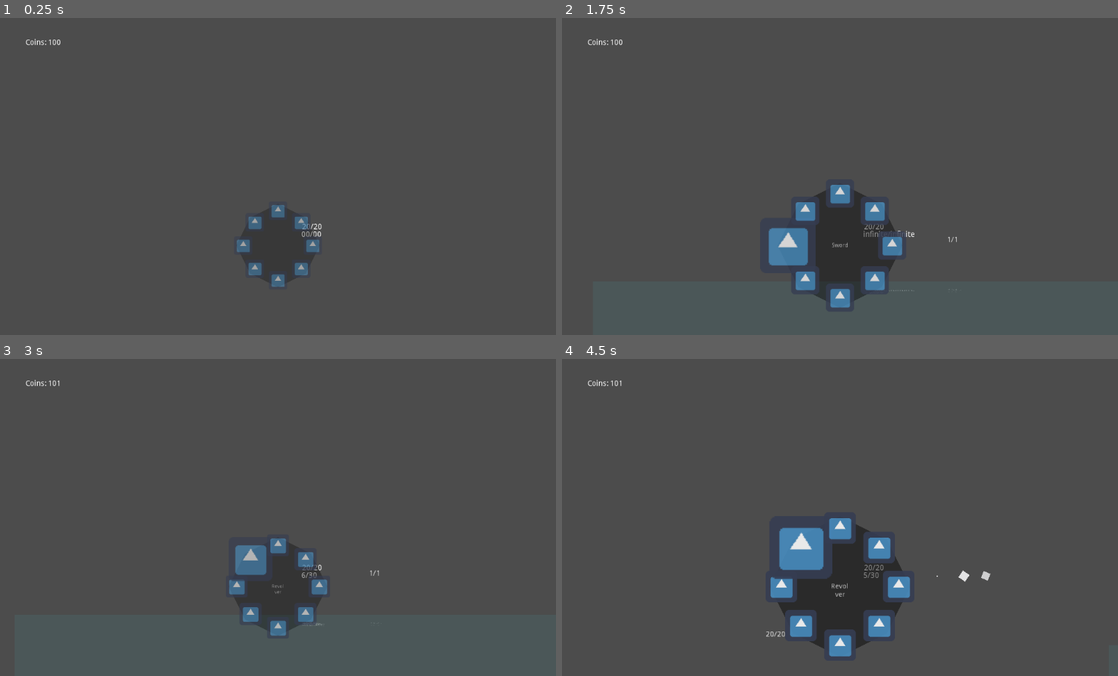
Above: before the commit, frames 1-4 (two rows, left to right).
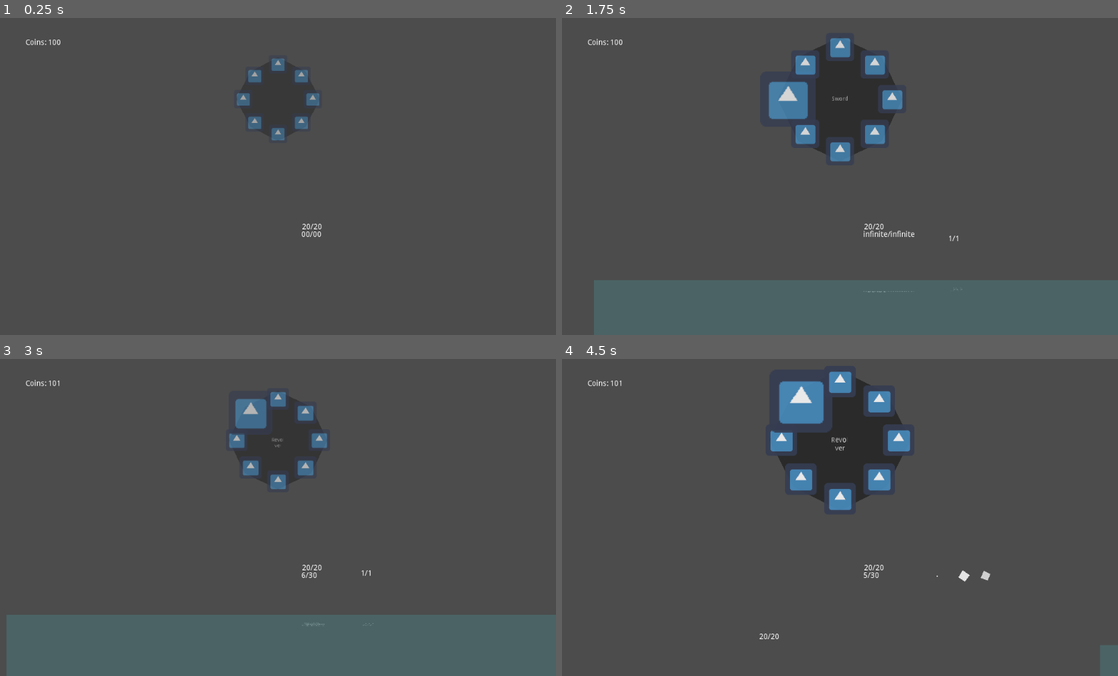
Above: after the commit, the same moments.

Repository: Galomortal47/Metroidvania
Game: Godot game, scene res://Test/Test.tscn
The game is run twice, just before and just after one commit, with the same random seed, the same clock (stepped at 60 frames per second) and the same inputs. The project has no main scene, so this scene is started directly. The engine's default icon, where the game draws it, is replaced by a stand-in: a white triangle on a blue panel in a dark square.
Inputs (mouse positions are in pixels of both pictures, inside the frame that each line leads up to):
- Up to frame 1 (0.25 s): no input
- Up to frame 2 (1.75 s): tap Enter (ui_accept) at 0.5, 0.77, 1.52 s; move the mouse to (962, 157) at 0.52 s; hold Right (ui_right) 0.53-1.28 s; hold V (ui_block) 0.53-1.28 s; tap C (ui_roll) at 0.8, 1.35 s; move the mouse to (728, 189) at 1.27 s; hold Down (ui_down) from 1.28 s (still down); tap Z (ui_select) at 1.55 s
- Up to frame 3 (3 s): move the mouse to (333, 441) at 2.02 s; release Down (ui_down) at 2.03 s; hold Right (ui_right) 2.03-2.78 s; hold Z (ui_select) 2.03-2.78 s; tap V (ui_block) at 2.3, 2.85 s; move the mouse to (250, 577) at 2.77 s; hold Up (ui_up) from 2.78 s (still down)
- Up to frame 4 (4.5 s): tap Enter (ui_accept) at 3.02, 3.77 s; tap C (ui_roll) at 3.05 s; move the mouse to (1006, 561) at 3.52 s; release Up (ui_up) at 3.53 s; hold C (ui_roll) 3.53-4.28 s; hold Left (ui_left) from 3.53 s (still down); tap Z (ui_select) at 3.8, 4.35 s; tap X (ui_cancel) at 4.15 s; move the mouse to (673, 463) at 4.27 s

The runs differ from the first frame. In frame 1, 1.5% of the frame differs, in the area x 42-58%, y 12-85%; in frame 2, 11%; in frame 3, 3.6%; in frame 4, 13%, in the area x 35-99%, y 3-100%.

Commit message:
changes

Diff:
--- a/Health.gd
+++ b/Health.gd
@@ -15,8 +15,7 @@
 
 func damage(var damage):
 	if invicible == false:
-		knockback.x = get_parent().motion.x * -3
-		get_parent().motion += knockback
+		get_parent().stun()
 		health -= damage
 #		$Health.advance(damage*100)
 #		$Polygon2D.set_scale(Vector2(health/health_max,1))
--- a/Scripts/Bolt.gd
+++ b/Scripts/Bolt.gd
@@ -1,17 +1,16 @@
 extends Node2D
 
 var body2
-var speed = 1
+var speed = 0.5
 var accel = 1.1
 var max_speed = 1000
 var gravity = 10
 var collect = false
-var ramdom_pos = 60
+var ramdom_pos = 120
 var life_time = 1
 var falloff = 0.95
 
 func _process(delta):
-	print(life_time)
 	if not $ground_detect.is_colliding():
 		set_position(get_position() + Vector2(0,gravity))
 	else:
@@ -27,7 +26,8 @@
 func _on_magnetic_body_shape_entered(body_id, body, body_shape, area_shape):
 	if body.is_in_group("player"):
 		collect = true
-		body2 = body
+		if has_node("/root/Test/Player"):
+			body2 = get_node("/root/Test/Player")
 	pass # Replace with function body.
 
 func _on_destroy_body_shape_entered(body_id, body, body_shape, area_shape):
--- a/Scripts/Box.gd
+++ b/Scripts/Box.gd
@@ -1,7 +1,7 @@
 extends RigidBody2D
 
 var bolt_path = "res://assets/Bolts.tscn"
-var bolt_number = rand_range(5,15)
+var bolt_number = 7
 var ramdom_pos = 30
 var motion = Vector2(0,0)
 func _process(delta):
@@ -9,6 +9,10 @@
 		for i in range(0,bolt_number):
 			var bolts =  load(bolt_path)
 			var bolt_instance = bolts.instance()
+#			bolt_instance.collect = true
 			bolt_instance.set_position(get_position()+ Vector2(rand_range(-ramdom_pos,ramdom_pos),rand_range(-ramdom_pos,ramdom_pos)))
 			get_tree().get_root().add_child(bolt_instance)
 		queue_free()
+
+func stun():
+	pass
--- a/Scripts/Enemy.gd
+++ b/Scripts/Enemy.gd
@@ -6,8 +6,10 @@
 var max_speed = 200
 var gravity = 10
 var jump = 200
+var drag = 0.9
 export var damage = 5
 export var health = 20
+var stun = false
 
 func _ready():
 	$Health.health = health
@@ -23,7 +25,7 @@
 #ar dano ao encostar no jgador
 func damage():
 	if $Damage.is_colliding():
-		motion.x = motion.x * -2
+		motion += Vector2(-500,0)
 		if $Damage.get_collider().has_node("Health"):
 			$Damage.get_collider().get_node("Health").damage(damage)
 
@@ -43,7 +45,7 @@
 			if $Vision.get_collider().get_position().y - get_position().y < -100:
 				motion.y += -jump
 	else:
-		motion.x = 0
+		motion.x *= drag
 
 #mudar a direçao do raycasyt na direçao do jogador
 
@@ -61,3 +63,7 @@
 func die():
 	if get_node("Health").health <= 0:
 		queue_free()
+
+
+func stun():
+	motion += Vector2(-500,-300)
--- a/Scripts/Menu Items.gd
+++ b/Scripts/Menu Items.gd
@@ -25,7 +25,6 @@
 			a =  menu_size-1
 		if a >  menu_size-1:
 			a = 0
-		print(a)
 		select(a)
 	else:
 		$"Menu Anim".set_current_animation("close")
--- a/Scripts/Player.gd
+++ b/Scripts/Player.gd
@@ -13,6 +13,7 @@
 export var health = 20
 var roll = 400
 var roll_height = 150
+var knockback = Vector2(0,0)
 
 func _ready():
 	$Health.health = health
@@ -38,7 +39,7 @@
 		get_tree().change_scene("res://assets/game over.tscn")
 
 func roll():
-	if Input.is_action_pressed("ui_roll") and not ledge_detect():
+	if Input.is_action_pressed("ui_roll") and not ledge_detect() and not Input.is_action_pressed("ui_block"):
 		$CollisionShape2D/Colision.set_current_animation("roll")
 		if Input.is_action_pressed("ui_right"):
 			if ground_detect():
@@ -50,6 +51,8 @@
 				if motion.x > -max_speed - roll:
 					motion.x -= roll
 				motion.y -= roll_height
+	else:
+		$CollisionShape2D/Colision.set_current_animation("normal")
 
 func ledge_grab():
 	if Input.is_action_just_pressed("ui_accept"):
@@ -85,3 +88,6 @@
 	if $Ledge_Grab_L.is_colliding() or $Ledge_Grab_R.is_colliding():
 		if not $Ledge_Grab_L2.is_colliding() and not $Ledge_Grab_R2.is_colliding():
 			return true
+
+func stun():
+	motion += Vector2(500,-300)
--- a/Scripts/Shotgun.gd
+++ b/Scripts/Shotgun.gd
@@ -13,6 +13,8 @@
 export var lifespan = 1.0
 export var infinite = false
 export var shot = 1
+export var pierce = false
+export var particle_size = 15
 var mag_aux = mag
 export var ammo = 100
 var timer_aux = 0.0
@@ -50,6 +52,8 @@
 			bullet_instance.damage = damage
 			bullet_instance.curve = curve
 			bullet_instance.lifespan = lifespan
+			bullet_instance.pierce = pierce
+			bullet_instance.particle_size = particle_size
 			match (dir):
 				1:
 					bullet_instance.set_rotation_degrees(-180 +rand_range(-spreed,spreed))
--- a/Scripts/bullet.gd
+++ b/Scripts/bullet.gd
@@ -6,9 +6,12 @@
 var gravity = 0
 var curve = 500
 var lifespan = 1.0
+var particle_size = 15
+var pierce = false
 
 func _ready():
 	motion.y += curve
+	$CPUParticles2D.scale_amount =particle_size
 
 func _process(delta):
 	attack()
@@ -25,4 +28,5 @@
 		if $bullet.get_collider().is_in_group("enemy"):
 			if $bullet.get_collider().has_node("Health"):
 				$bullet.get_collider().get_node("Health").health -= damage
-				queue_free()
+				if not pierce:
+					queue_free()
--- a/Test/Test.tscn
+++ b/Test/Test.tscn
@@ -10,23 +10,23 @@
 [ext_resource path="res://assets/Box.tscn" type="PackedScene" id=8]
 [ext_resource path="res://Scripts/screenshot.png" type="Texture" id=9]
 [ext_resource path="res://Scripts/Mirror.gd" type="Script" id=10]
+[ext_resource path="res://assets/Water.tscn" type="PackedScene" id=11]
 
 [sub_resource type="RectangleShape2D" id=1]
 extents = Vector2( 946.495, 10 )
 
-[sub_resource type="RectangleShape2D" id=12]
+[sub_resource type="RectangleShape2D" id=2]
 extents = Vector2( 1846.42, 10 )
 
-[sub_resource type="RectangleShape2D" id=2]
-
 [sub_resource type="RectangleShape2D" id=3]
+
+[sub_resource type="RectangleShape2D" id=4]
 extents = Vector2( 41.6683, 314.736 )
 
-[sub_resource type="RectangleShape2D" id=4]
+[sub_resource type="RectangleShape2D" id=5]
 extents = Vector2( 37.9856, 10 )
 
-[sub_resource type="Animation" id=5]
-resource_name = "Movment2"
+[sub_resource type="Animation" id=6]
 length = 10.0
 loop = true
 tracks/0/type = "value"
@@ -42,8 +42,7 @@
 "values": [ Vector2( -243.32, 355.398 ), Vector2( -243.32, 355.398 ), Vector2( 134.309, 355.398 ), Vector2( 134.309, 355.398 ), Vector2( -243.32, 355.398 ), Vector2( -243.32, 355.398 ) ]
 }
 
-[sub_resource type="Animation" id=6]
-resource_name = "movment"
+[sub_resource type="Animation" id=7]
 length = 10.0
 loop = true
 tracks/0/type = "value"
@@ -188,12 +187,12 @@
 motion/sync_to_physics = true
 
 [node name="CollisionShape2D" type="CollisionShape2D" parent="Platform2"]
-shape = SubResource( 4 )
+shape = SubResource( 5 )
 
 [node name="AnimationPlayer" type="AnimationPlayer" parent="Platform2"]
 autoplay = "Movment2"
-anims/Movment2 = SubResource( 5 )
-anims/movment = SubResource( 6 )
+anims/Movment2 = SubResource( 6 )
+anims/movment = SubResource( 7 )
 
 [node name="Platform Sticker" type="Area2D" parent="Platform2"]
 collision_layer = 2
@@ -284,43 +283,26 @@
 [node name="Box14" parent="Boxes" instance=ExtResource( 8 )]
 position = Vector2( 1288.2, 437.656 )
 
-[node name="Mirror3" type="Sprite" parent="."]
-editor/display_folded = true
-modulate = Color( 1, 1, 1, 0.498039 )
+[node name="Water2" type="Sprite" parent="."]
+editor/display_folded = true
+self_modulate = Color( 1, 1, 1, 0.501961 )
 position = Vector2( 150, 660 )
 scale = Vector2( 1, 0.232664 )
-z_index = 4096
+z_index = 4095
 texture = ExtResource( 9 )
 region_enabled = true
 region_rect = Rect2( 0, 130, 1024, 500 )
 script = ExtResource( 10 )
 
-[node name="Mirror4" type="Sprite" parent="Mirror3"]
-material = SubResource( 9 )
+[node name="Mirror4" type="Sprite" parent="Water2"]
+material = SubResource( 10 )
 scale = Vector2( 1, 1 )
 z_index = 4096
-texture = SubResource( 11 )
+texture = SubResource( 12 )
 region_enabled = true
 region_rect = Rect2( 0, 130, 1024, 500 )
 
-[node name="Mirror5" type="Sprite" parent="."]
-editor/display_folded = true
-modulate = Color( 1, 1, 1, 0.498039 )
-position = Vector2( 1174, 660 )
-scale = Vector2( 1, 0.232664 )
-z_index = 4096
-texture = ExtResource( 9 )
-region_enabled = true
-region_rect = Rect2( 0, 130, 1024, 500 )
-script = ExtResource( 10 )
-
-[node name="Mirror6" type="Sprite" parent="Mirror5"]
-material = SubResource( 9 )
-scale = Vector2( 1, 1 )
-z_index = 4096
-texture = SubResource( 11 )
-region_enabled = true
-region_rect = Rect2( 0, 130, 1024, 500 )
+[node name="Water" parent="." instance=ExtResource( 11 )]
 
 [connection signal="body_shape_entered" from="Platform2/Platform Sticker" to="Platform2/Platform Sticker" method="_on_Platform_Sticker_body_shape_entered"]
 [connection signal="body_shape_exited" from="Platform2/Platform Sticker" to="Platform2/Platform Sticker" method="_on_Platform_Sticker_body_shape_exited"]
--- a/assets/Bolts.tscn
+++ b/assets/Bolts.tscn
@@ -3,7 +3,7 @@
 [ext_resource path="res://Scripts/Bolt.gd" type="Script" id=1]
 
 [sub_resource type="CircleShape2D" id=1]
-radius = 121.895
+radius = 100.0
 
 [sub_resource type="CircleShape2D" id=2]
 
@@ -11,22 +11,20 @@
 position = Vector2( 192.286, 488.574 )
 script = ExtResource( 1 )
 
+[node name="ground_detect" type="RayCast2D" parent="."]
+enabled = true
+cast_to = Vector2( 0, 20 )
+
 [node name="magnetic" type="Area2D" parent="."]
-editor/display_folded = true
 visible = false
 
 [node name="CollisionShape2D" type="CollisionShape2D" parent="magnetic"]
 shape = SubResource( 1 )
 
 [node name="destroy" type="Area2D" parent="."]
-editor/display_folded = true
 
-[node name="CollisionShape2D" type="CollisionShape2D" parent="destroy"]
+[node name="CollisionShape2D2" type="CollisionShape2D" parent="destroy"]
 shape = SubResource( 2 )
-
-[node name="ground_detect" type="RayCast2D" parent="."]
-enabled = true
-cast_to = Vector2( 0, 20 )
 
 [connection signal="body_shape_entered" from="magnetic" to="." method="_on_magnetic_body_shape_entered"]
 [connection signal="body_shape_entered" from="destroy" to="." method="_on_destroy_body_shape_entered"]
--- a/assets/Enemy.tscn
+++ b/assets/Enemy.tscn
@@ -43,5 +43,8 @@
 
 [node name="Health" parent="." instance=ExtResource( 2 )]
 
+[node name="Timer" type="Timer" parent="."]
+
 [connection signal="body_shape_entered" from="Area2D" to="." method="_on_Area2D_body_shape_entered"]
 [connection signal="body_shape_exited" from="Area2D" to="." method="_on_Area2D_body_shape_exited"]
+[connection signal="timeout" from="Timer" to="." method="_on_Timer_timeout"]
--- a/assets/Health.tscn
+++ b/assets/Health.tscn
@@ -1,48 +1,9 @@
 [gd_scene load_steps=4 format=2]
 
 [ext_resource path="res://Health.gd" type="Script" id=1]
+[ext_resource path="res://assets/Invicibility timer.tscn" type="PackedScene" id=2]
 
 [sub_resource type="Animation" id=1]
-resource_name = "invicible"
-length = 2.0
-tracks/0/type = "value"
-tracks/0/path = NodePath("Label2:modulate")
-tracks/0/interp = 1
-tracks/0/loop_wrap = true
-tracks/0/imported = false
-tracks/0/enabled = true
-tracks/0/keys = {
-"times": PoolRealArray( 0, 0.5, 1.5, 2 ),
-"transitions": PoolRealArray( 1, 1, 1, 1 ),
-"update": 0,
-"values": [ Color( 1, 0, 0, 0 ), Color( 1, 0, 0, 1 ), Color( 1, 0, 0, 1 ), Color( 1, 0, 0, 0 ) ]
-}
-tracks/1/type = "value"
-tracks/1/path = NodePath("Label2:rect_position")
-tracks/1/interp = 1
-tracks/1/loop_wrap = true
-tracks/1/imported = false
-tracks/1/enabled = true
-tracks/1/keys = {
-"times": PoolRealArray( 0, 0.5, 1.5, 2 ),
-"transitions": PoolRealArray( 1, 1, 1, 1 ),
-"update": 0,
-"values": [ Vector2( -37.1414, -41.3728 ), Vector2( -37.1414, -55.7122 ), Vector2( -37.1414, -55.7122 ), Vector2( -37.1414, -72.5611 ) ]
-}
-tracks/2/type = "value"
-tracks/2/path = NodePath("..:modulate")
-tracks/2/interp = 1
-tracks/2/loop_wrap = true
-tracks/2/imported = false
-tracks/2/enabled = true
-tracks/2/keys = {
-"times": PoolRealArray( 0, 0.3, 0.6, 0.9, 1.2 ),
-"transitions": PoolRealArray( 1, 1, 1, 1, 1 ),
-"update": 0,
-"values": [ Color( 1, 1, 1, 1 ), Color( 1, 1, 1, 0.498039 ), Color( 1, 1, 1, 1 ), Color( 1, 1, 1, 0.498039 ), Color( 1, 1, 1, 1 ) ]
-}
-
-[sub_resource type="Animation" id=2]
 resource_name = "health"
 tracks/0/type = "value"
 tracks/0/path = NodePath("Polygon2D:scale")
@@ -73,11 +34,8 @@
 margin_bottom = -27.3974
 text = "20/20"
 
-[node name="Invicibility timer" type="AnimationPlayer" parent="."]
-anims/invicible = SubResource( 1 )
-
 [node name="Health" type="AnimationPlayer" parent="."]
-anims/health = SubResource( 2 )
+anims/health = SubResource( 1 )
 
 [node name="Label2" type="Label" parent="."]
 visible = false
@@ -88,4 +46,6 @@
 margin_bottom = -41.7122
 text = "9999"
 
+[node name="Invicibility timer" parent="." instance=ExtResource( 2 )]
+
 [connection signal="animation_finished" from="Invicibility timer" to="." method="_on_Invicibility_timer_animation_finished"]
--- /dev/null
+++ b/assets/Invicibility timer.tscn
@@ -0,0 +1,44 @@
+[gd_scene load_steps=2 format=2]
+
+[sub_resource type="Animation" id=1]
+resource_name = "invicible"
+length = 2.0
+tracks/0/type = "value"
+tracks/0/path = NodePath("Label2:modulate")
+tracks/0/interp = 1
+tracks/0/loop_wrap = true
+tracks/0/imported = false
+tracks/0/enabled = true
+tracks/0/keys = {
+"times": PoolRealArray( 0, 0.5, 1.5, 2 ),
+"transitions": PoolRealArray( 1, 1, 1, 1 ),
+"update": 0,
+"values": [ Color( 1, 0, 0, 0 ), Color( 1, 0, 0, 1 ), Color( 1, 0, 0, 1 ), Color( 1, 0, 0, 0 ) ]
+}
+tracks/1/type = "value"
+tracks/1/path = NodePath("Label2:rect_position")
+tracks/1/interp = 1
+tracks/1/loop_wrap = true
+tracks/1/imported = false
+tracks/1/enabled = true
+tracks/1/keys = {
+"times": PoolRealArray( 0, 0.5, 1.5, 2 ),
+"transitions": PoolRealArray( 1, 1, 1, 1 ),
+"update": 0,
+"values": [ Vector2( -37.1414, -41.3728 ), Vector2( -37.1414, -55.7122 ), Vector2( -37.1414, -55.7122 ), Vector2( -37.1414, -72.5611 ) ]
+}
+tracks/2/type = "value"
+tracks/2/path = NodePath("..:modulate")
+tracks/2/interp = 1
+tracks/2/loop_wrap = true
+tracks/2/imported = false
+tracks/2/enabled = true
+tracks/2/keys = {
+"times": PoolRealArray( 0, 0.3, 0.6, 0.9, 1.2 ),
+"transitions": PoolRealArray( 1, 1, 1, 1, 1 ),
+"update": 0,
+"values": [ Color( 1, 1, 1, 1 ), Color( 1, 1, 1, 0.498039 ), Color( 1, 1, 1, 1 ), Color( 1, 1, 1, 0.498039 ), Color( 1, 1, 1, 1 ) ]
+}
+
+[node name="Invicibility timer" type="AnimationPlayer"]
+anims/invicible = SubResource( 1 )
--- a/assets/Player.tscn
+++ b/assets/Player.tscn
@@ -61,10 +61,10 @@
 tracks/0/imported = false
 tracks/0/enabled = true
 tracks/0/keys = {
-"times": PoolRealArray( 0.05, 0.9, 1 ),
-"transitions": PoolRealArray( 1, 1, 1 ),
+"times": PoolRealArray( 0.05 ),
+"transitions": PoolRealArray( 1 ),
 "update": 1,
-"values": [ SubResource( 1 ), SubResource( 1 ), SubResource( 1 ) ]
+"values": [ SubResource( 1 ) ]
 }
 tracks/1/type = "value"
 tracks/1/path = NodePath(".:position")
@@ -73,10 +73,10 @@
 tracks/1/imported = false
 tracks/1/enabled = true
 tracks/1/keys = {
-"times": PoolRealArray( 0.05, 0.9, 1 ),
-"transitions": PoolRealArray( 1, 1, 1 ),
-"update": 0,
-"values": [ Vector2( 0, 10 ), Vector2( 0, 10 ), Vector2( 0, 0 ) ]
+"times": PoolRealArray( 0.05 ),
+"transitions": PoolRealArray( 1 ),
+"update": 0,
+"values": [ Vector2( 0, 10 ) ]
 }
 tracks/2/type = "value"
 tracks/2/path = NodePath(".:shape:extents")
@@ -85,10 +85,10 @@
 tracks/2/imported = false
 tracks/2/enabled = true
 tracks/2/keys = {
-"times": PoolRealArray( 0.05, 0.9, 1 ),
-"transitions": PoolRealArray( 1, 1, 1 ),
-"update": 0,
-"values": [ Vector2( 25, 15 ), Vector2( 25, 15 ), Vector2( 15, 30 ) ]
+"times": PoolRealArray( 0.05 ),
+"transitions": PoolRealArray( 1 ),
+"update": 0,
+"values": [ Vector2( 25, 15 ) ]
 }
 
 [sub_resource type="Animation" id=4]
@@ -435,7 +435,6 @@
 [node name="Health" parent="." instance=ExtResource( 2 )]
 
 [node name="CollisionShape2D" type="CollisionShape2D" parent="."]
-editor/display_folded = true
 shape = SubResource( 1 )
 
 [node name="Colision" type="AnimationPlayer" parent="CollisionShape2D"]
@@ -503,7 +502,7 @@
 lifespan = 5.0
 ammo = 30
 
-[node name="Double Barrel" type="Node2D" parent="Weapons"]
+[node name="Double Barrel Shotgun" type="Node2D" parent="Weapons"]
 script = ExtResource( 3 )
 weapon = "res://assets/Bullet.tscn"
 speed = 400
@@ -521,9 +520,11 @@
 speed = 400
 timer = 0.5
 gravity = 25
-damage = 20
+damage = 2
 curve = -600
 lifespan = 5.0
+pierce = true
+particle_size = 30
 ammo = 10
 
 [node name="Sniper" type="Node2D" parent="Weapons"]
@@ -531,9 +532,9 @@
 weapon = "res://assets/Bullet.tscn"
 speed = 800
 timer = 0.5
-damage = 10
 mag = 5
 lifespan = 5.0
+pierce = true
 ammo = 10
 
 [node name="Machine Gun" parent="Weapons" instance=ExtResource( 4 )]
@@ -578,7 +579,7 @@
 script = ExtResource( 6 )
 
 [node name="Menu" type="Node2D" parent="Menu Items"]
-position = Vector2( 512, 435 )
+position = Vector2( 512, 165 )
 
 [node name="Polygon2D" type="Polygon2D" parent="Menu Items/Menu"]
 scale = Vector2( 1.2, 1.2 )
@@ -635,7 +636,6 @@
 next/open = "opened"
 
 [node name="Load_Minigame" type="Node2D" parent="."]
-editor/display_folded = true
 modulate = Color( 1, 1, 1, 0 )
 script = ExtResource( 8 )
 
@@ -665,6 +665,7 @@
 anims/Succes = SubResource( 10 )
 
 [node name="Block" type="StaticBody2D" parent="."]
+editor/display_folded = true
 collision_layer = 4
 collision_mask = 4
 script = ExtResource( 9 )
--- /dev/null
+++ b/assets/Water.tscn
@@ -0,0 +1,105 @@
+[gd_scene load_steps=7 format=2]
+
+[ext_resource path="res://Scripts/screenshot.png" type="Texture" id=1]
+[ext_resource path="res://Scripts/Mirror.gd" type="Script" id=2]
+
+[sub_resource type="Shader" id=9]
+code = "shader_type canvas_item;
+
+// Gonkee's water shader for Godot 3 - full tutorial https://youtu.be/uhMAHpV_cDg
+// If you use this shader, I would prefer if you gave credit to me and my channel
+
+uniform vec4 blue_tint : hint_color;
+
+uniform vec2 sprite_scale;
+uniform float scale_x = 0.67;
+
+float rand(vec2 coord){
+	return fract(sin(dot(coord, vec2(12.9898, 78.233)))* 43758.5453123);
+}
+
+float noise(vec2 coord){
+	vec2 i = floor(coord);
+	vec2 f = fract(coord);
+
+	// 4 corners of a rectangle surrounding our point
+	float a = rand(i);
+	float b = rand(i + vec2(1.0, 0.0));
+	float c = rand(i + vec2(0.0, 1.0));
+	float d = rand(i + vec2(1.0, 1.0));
+
+	vec2 cubic = f * f * (3.0 - 2.0 * f);
+
+	return mix(a, b, cubic.x) + (c - a) * cubic.y * (1.0 - cubic.x) + (d - b) * cubic.x * cubic.y;
+}
+
+void fragment(){
+
+	vec2 noisecoord1 = UV * sprite_scale * scale_x;
+	vec2 noisecoord2 = UV * sprite_scale * scale_x + 4.0;
+
+	vec2 motion1 = vec2(TIME * 0.3, TIME * -0.4);
+	vec2 motion2 = vec2(TIME * 0.1, TIME * 0.5);
+
+	vec2 distort1 = vec2(noise(noisecoord1 + motion1), noise(noisecoord2 + motion1)) - vec2(0.5);
+	vec2 distort2 = vec2(noise(noisecoord1 + motion2), noise(noisecoord2 + motion2)) - vec2(0.5);
+
+	vec2 distort_sum = (distort1 + distort2) / 60.0;
+
+	vec4 color = textureLod(SCREEN_TEXTURE, SCREEN_UV + distort_sum, 0.0);
+
+	color = mix(color, blue_tint, 0.3);
+	color.rgb = mix(vec3(0.5), color.rgb, 1.4);
+
+	float near_top = (UV.y + distort_sum.y) / (0.2 / sprite_scale.y);
+	near_top = clamp(near_top, 0.0, 1.0);
+	near_top = 1.0 - near_top;
+
+	color = mix(color, vec4(1.0), near_top);
+
+	float edge_lower = 0.6;
+	float edge_upper = edge_lower + 0.1;
+
+	if(near_top > edge_lower){
+		color.a = 0.0;
+
+		if(near_top < edge_upper){
+			color.a = (edge_upper - near_top) / (edge_upper - edge_lower);
+		}
+	}
+
+	COLOR = color;
+}"
+
+[sub_resource type="ShaderMaterial" id=10]
+shader = SubResource( 9 )
+shader_param/blue_tint = Color( 0.478431, 0.705882, 0.721569, 1 )
+shader_param/sprite_scale = Vector2( 1, 0.233 )
+shader_param/scale_x = 0.5
+
+[sub_resource type="Gradient" id=11]
+offsets = PoolRealArray( 1 )
+colors = PoolColorArray( 0.648438, 0.975281, 1, 1 )
+
+[sub_resource type="GradientTexture" id=12]
+gradient = SubResource( 11 )
+
+[node name="Water" type="Sprite"]
+editor/display_folded = true
+self_modulate = Color( 1, 1, 1, 0.501961 )
+position = Vector2( 1174, 660 )
+scale = Vector2( 1, 0.232664 )
+z_index = 4095
+texture = ExtResource( 1 )
+region_enabled = true
+region_rect = Rect2( 0, 130, 1024, 500 )
+script = ExtResource( 2 )
+
+[node name="Mirror5" type="Sprite" parent="."]
+material = SubResource( 10 )
+position = Vector2( -0.00012207, 0 )
+scale = Vector2( 1, 1 )
+z_index = 4096
+texture = SubResource( 12 )
+region_enabled = true
+region_rect = Rect2( 0, 130, 1024, 500 )
--- a/project.godot
+++ b/project.godot
@@ -76,4 +76,5 @@
 
 [rendering]
 
+quality/2d/use_pixel_snap=true
 environment/default_environment="res://default_env.tres"
Not shown: 5 places in Test/Test.tscn that only renumber resources
Not shown: 2 places in assets/Bullet.tscn that only renumber resources
